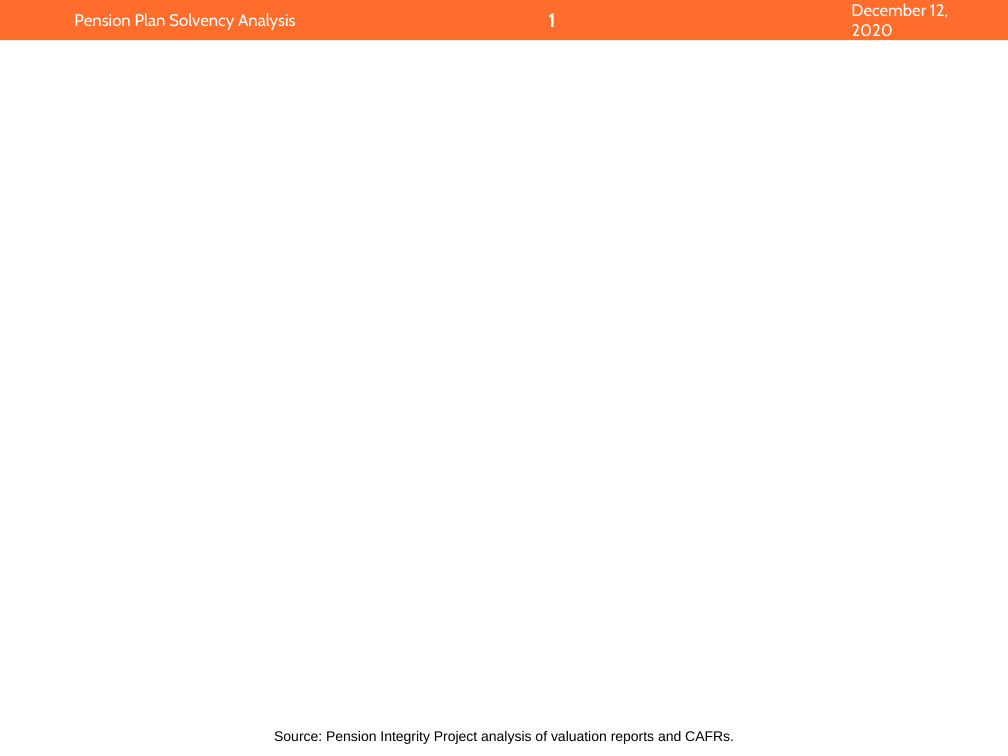
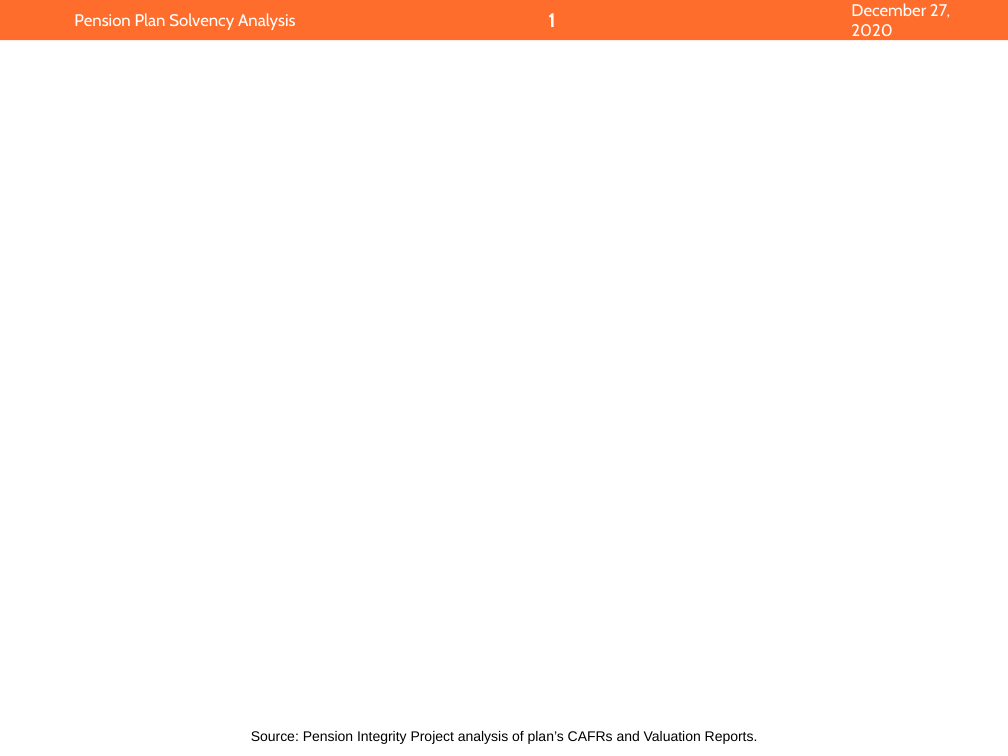
Before and after one commit to ReasonFoundation/GraphicsR, a slide deck: slide 2 of DeckUpdate/template_deck.pptx. Drawn at 1008x756 pixels with LibreOffice and Linux fonts; fonts in the diff are those of the drawing; background and template pictures are left out. Boxes give left, top, right and bottom in pixels: in the first picture for what was removed or moved away, otherwise in the second. Text is boxed around its words. In the diff, an @@ line names an element or a change of style, - is before the commit and + after.

```diff
--- a/DeckUpdate/template_deck.pptx
+++ b/DeckUpdate/template_deck.pptx
@@ text at [851, 3, 950, 41]: text changed @@
-December 12, 2020
+December 27, 2020
@@ text at [251, 731, 758, 744]: text changed @@
-Source: Pension Integrity Project analysis of valuation reports and CAFRs.
+Source: Pension Integrity Project analysis of plan’s CAFRs and Valuation Reports.
```
Also in this commit, not shown: 1 other slide changed, 6 other files.
